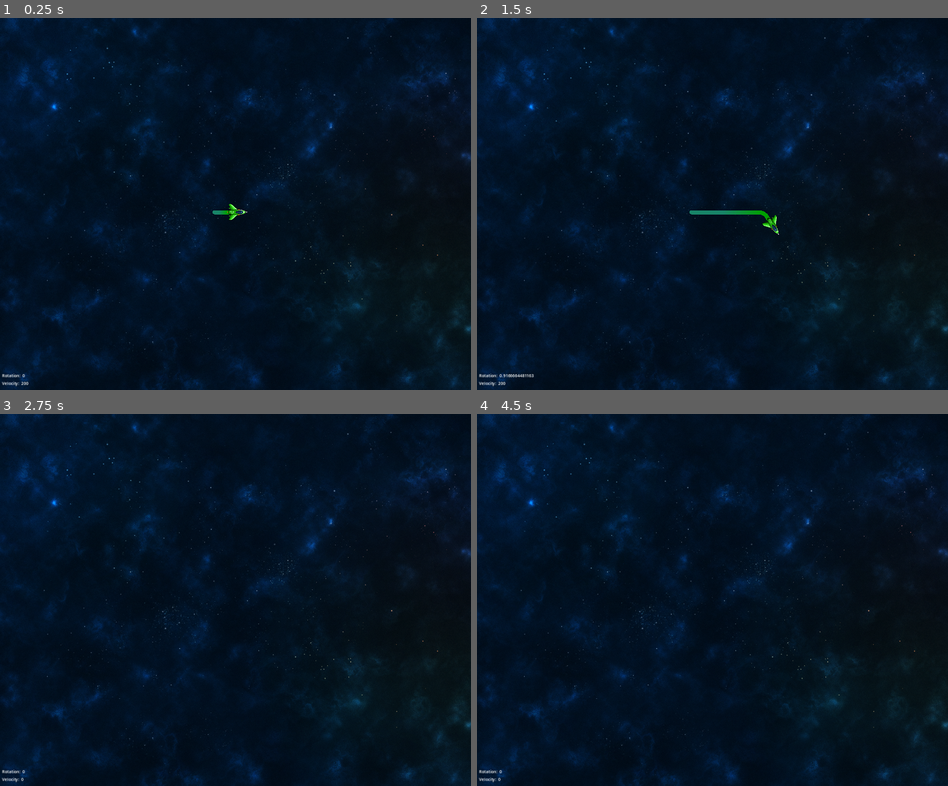
Above: before the commit, frames 1-4 (two rows, left to right).
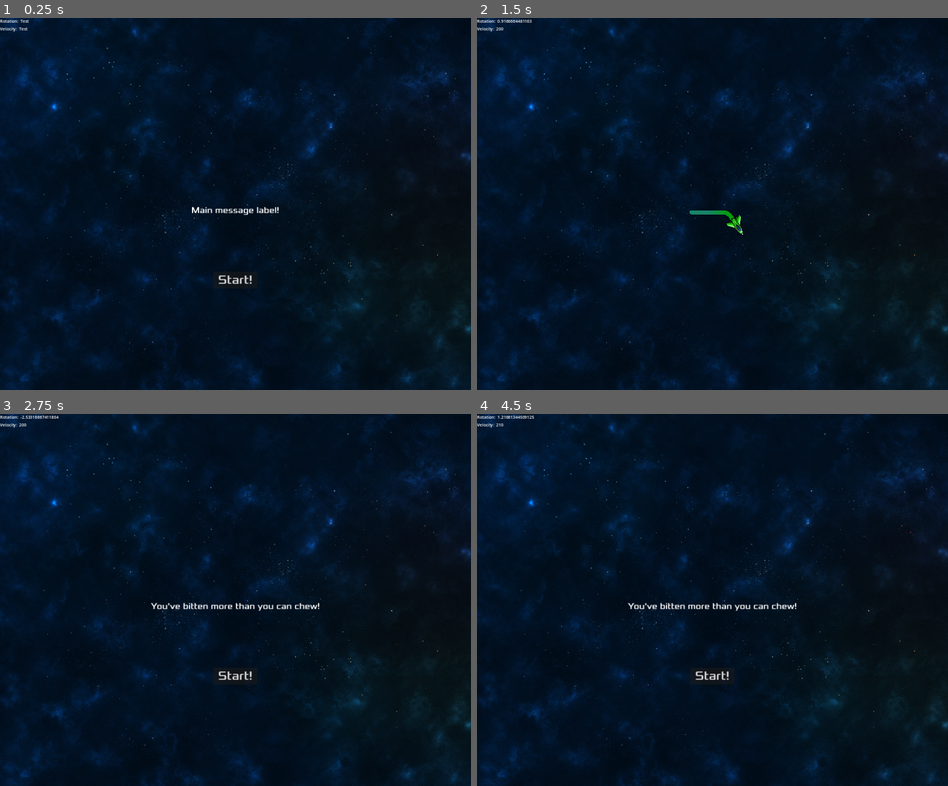
Above: after the commit, the same moments.

Repository: kanobi/kacha
Game: Godot game, scene res://scenes/main/main.tscn
Same seed, same stepped clock (60 frames per second), same inputs: the game is played once before the commit and once after it.
Inputs (mouse positions are in pixels of both pictures, inside the frame that each line leads up to):
- Up to frame 1 (0.25 s): no input
- Up to frame 2 (1.5 s): click (712, 278) at 0.5 s, where only the run after the commit has a clickable "Start!"; hold Right (right) from 1.28 s (still down)
- Up to frame 3 (2.75 s): release Right (right) at 2.03 s; hold Down (down) from 2.03 s (still down)
- Up to frame 4 (4.5 s): release Down (down) at 2.75 s; click (712, 674) at 2.75 s, where only the run after the commit has a clickable "Start!"; hold Right (right) 3.53-4.28 s; hold Up (up) from 4.28 s (still down)

The runs differ from the first frame. In frame 1, 0.5% of the frame differs, in the area x 0-60%, y 0-100%; in frame 2, 0.5%; in frame 3, 0.6%; in frame 4, 0.6%, in the area x 0-68%, y 0-100%.

Commit message:
Add menu and music

Diff:
--- a/scenes/hud/HUD.gd
+++ b/scenes/hud/HUD.gd
@@ -1,14 +1,23 @@
-extends Control
+extends CanvasLayer
+
+signal start_game
 
 func set_text_11(label_text):
-	$TextRows/Row1/Text11.text = str(label_text)
+	$DebugInfo/TextRows/Row1/Text11.text = str(label_text)
 
 func set_text_21(label_text):
-	$TextRows/Row2/Text21.text = str(label_text)
+	$DebugInfo/TextRows/Row2/Text21.text = str(label_text)
 
 func _ready():
-	$TextRows/Row1/Label11.text = "Rotation: "
-	$TextRows/Row2/Label21.text = "Velocity: "
+	$DebugInfo/TextRows/Row1/Label11.text = "Rotation: "
+	$DebugInfo/TextRows/Row2/Label21.text = "Velocity: "
 
-func _process(delta):
-	pass
+func show_game_over():
+	$CenterMessage.text = "You've bitten more than you can chew!"
+	$CenterMessage.show()
+	$StartButton.show()
+
+func _on_start_button_pressed():
+	$StartButton.hide()
+	$CenterMessage.hide()
+	start_game.emit()
--- a/scenes/hud/hud.tscn
+++ b/scenes/hud/hud.tscn
@@ -1,39 +1,80 @@
-[gd_scene load_steps=2 format=3 uid="uid://c4fpiqswdtpn2"]
+[gd_scene load_steps=4 format=3 uid="uid://c4fpiqswdtpn2"]
 
 [ext_resource type="Script" path="res://scenes/hud/HUD.gd" id="1_qytml"]
+[ext_resource type="FontFile" uid="uid://c6rhpg5u3cdq0" path="res://misc/Xolonium-Regular.ttf" id="2_x2bhc"]
 
-[node name="HUD" type="Control"]
+[sub_resource type="LabelSettings" id="LabelSettings_4xwwy"]
+font = ExtResource("2_x2bhc")
+font_size = 32
+
+[node name="HUD" type="CanvasLayer"]
+script = ExtResource("1_qytml")
+
+[node name="DebugInfo" type="Control" parent="."]
 layout_mode = 3
 anchors_preset = 0
-offset_left = 8.0
-offset_top = 1376.0
-offset_right = 48.0
-offset_bottom = 1416.0
-script = ExtResource("1_qytml")
+offset_right = 40.0
+offset_bottom = 40.0
 
-[node name="TextRows" type="VBoxContainer" parent="."]
-layout_mode = 0
+[node name="TextRows" type="VBoxContainer" parent="DebugInfo"]
 offset_right = 70.0
-offset_bottom = 23.0
+offset_bottom = 50.0
 
-[node name="Row1" type="HBoxContainer" parent="TextRows"]
+[node name="Row1" type="HBoxContainer" parent="DebugInfo/TextRows"]
 layout_mode = 2
 
-[node name="Label11" type="Label" parent="TextRows/Row1"]
+[node name="Label11" type="Label" parent="DebugInfo/TextRows/Row1"]
 layout_mode = 2
 text = "Test"
 
-[node name="Text11" type="Label" parent="TextRows/Row1"]
+[node name="Text11" type="Label" parent="DebugInfo/TextRows/Row1"]
 layout_mode = 2
 text = "Test"
 
-[node name="Row2" type="HBoxContainer" parent="TextRows"]
+[node name="Row2" type="HBoxContainer" parent="DebugInfo/TextRows"]
 layout_mode = 2
 
-[node name="Label21" type="Label" parent="TextRows/Row2"]
+[node name="Label21" type="Label" parent="DebugInfo/TextRows/Row2"]
 layout_mode = 2
 text = "Test"
 
-[node name="Text21" type="Label" parent="TextRows/Row2"]
+[node name="Text21" type="Label" parent="DebugInfo/TextRows/Row2"]
 layout_mode = 2
 text = "Test"
+
+[node name="CenterMessage" type="Label" parent="."]
+anchors_preset = 14
+anchor_top = 0.5
+anchor_right = 1.0
+anchor_bottom = 0.5
+offset_top = -11.5
+offset_bottom = 58.5
+grow_horizontal = 2
+grow_vertical = 2
+size_flags_horizontal = 4
+text = "Main message label!"
+label_settings = SubResource("LabelSettings_4xwwy")
+horizontal_alignment = 1
+vertical_alignment = 1
+autowrap_mode = 2
+
+[node name="StartButton" type="Button" parent="."]
+anchors_preset = 7
+anchor_left = 0.5
+anchor_top = 1.0
+anchor_right = 0.5
+anchor_bottom = 1.0
+offset_left = -28.0
+offset_top = -444.0
+offset_right = 28.0
+offset_bottom = -394.0
+grow_horizontal = 2
+grow_vertical = 0
+scale = Vector2(0.984998, 1)
+theme_override_constants/outline_size = 2
+theme_override_constants/h_separation = 5
+theme_override_fonts/font = ExtResource("2_x2bhc")
+theme_override_font_sizes/font_size = 46
+text = " Start! "
+
+[connection signal="pressed" from="StartButton" to="." method="_on_start_button_pressed"]
--- a/scenes/main/main.gd
+++ b/scenes/main/main.gd
@@ -1,4 +1,6 @@
 extends Node2D
+
+var is_playing
 
 func process_hud():
 	var text_1 = 0
@@ -14,9 +16,35 @@
 	if Input.is_action_pressed("exit"):
 		get_tree().quit()
 
+func new_game():
+	print("new game")
+	$MenuMusic.stop()
+	$GameMusic.play()
+	$StartTimer.start()
+
+func restart_game():
+	print("restart")
+	is_playing = false
+	$GameMusic.stop()
+	$MenuMusic.play()
+	$Hud.show_game_over()
+
 func _ready():
-	pass
+	is_playing = false
 
 func _process(delta):
+	if not is_playing:
+		return
 	process_keys()
 	process_hud()
+
+func _on_hud_start_game():
+	new_game()
+
+func _on_ship_death():
+	restart_game()
+
+func _on_start_timer_timeout():
+	print("playing")
+	is_playing = true
+	$Ship.spawn()
--- a/scenes/main/main.tscn
+++ b/scenes/main/main.tscn
@@ -1,10 +1,12 @@
-[gd_scene load_steps=6 format=3 uid="uid://bxpbey6q8kuqe"]
+[gd_scene load_steps=8 format=3 uid="uid://bxpbey6q8kuqe"]
 
 [ext_resource type="Texture2D" uid="uid://cqbmy0jwv8kl0" path="res://img/background_02_parallax_01_mid.png" id="1_np6ke"]
 [ext_resource type="Script" path="res://scenes/main/main.gd" id="1_vg77q"]
 [ext_resource type="PackedScene" uid="uid://26qq0oh4y7pi" path="res://scenes/ship/ship.tscn" id="2_hgck7"]
 [ext_resource type="PackedScene" uid="uid://c4fpiqswdtpn2" path="res://scenes/hud/hud.tscn" id="4_rry50"]
 [ext_resource type="PackedScene" uid="uid://bj27dw46axtu2" path="res://scenes/trail/trail.tscn" id="5_iwjlo"]
+[ext_resource type="AudioStream" uid="uid://bddo8dp4o3rlw" path="res://sound/Neon Laser Horizon.mp3" id="6_jde2b"]
+[ext_resource type="AudioStream" uid="uid://savpkl85rlkk" path="res://sound/Newer Wave.mp3" id="7_hqhuw"]
 
 [node name="Main" type="Node2D"]
 script = ExtResource("1_vg77q")
@@ -19,3 +21,20 @@
 [node name="Hud" parent="." instance=ExtResource("4_rry50")]
 
 [node name="Trail" parent="." instance=ExtResource("5_iwjlo")]
+
+[node name="GameMusic" type="AudioStreamPlayer" parent="."]
+stream = ExtResource("7_hqhuw")
+
+[node name="StartTimer" type="Timer" parent="."]
+wait_time = 0.1
+one_shot = true
+
+[node name="MenuMusic" type="AudioStreamPlayer" parent="."]
+stream = ExtResource("6_jde2b")
+volume_db = -10.0
+pitch_scale = 0.65
+autoplay = true
+
+[connection signal="death" from="Ship" to="." method="_on_ship_death"]
+[connection signal="start_game" from="Hud" to="." method="_on_hud_start_game"]
+[connection signal="timeout" from="StartTimer" to="." method="_on_start_timer_timeout"]
--- a/scenes/ship/ship.gd
+++ b/scenes/ship/ship.gd
@@ -8,15 +8,41 @@
 var previous_position
 var trail_line
 var player_trail
+var is_alive
+
+signal death
+
+
+func spawn():
+	print("Spawned!")
+	is_alive = true
+	position = Vector2(828, 754)
+	show()
+
+func handle_death():
+	print("Got hit!")
+	death.emit()
+	is_alive = false
+	velocity = Vector2(0, 0)
+
+	for i in range(1, player_trail.get_child_count()):
+		player_trail.get_child(i).queue_free()
+		trail_line.clear_points()
+
+	hide()
 
 func _ready():
-	velocity = Vector2(1, 1)
+	hide()
+	is_alive = false
+	velocity = Vector2(0, 0)
 	screen_size = get_viewport_rect().size
 	trail_line = get_tree().get_first_node_in_group("trail_line_grp")
 	player_trail = get_tree().get_first_node_in_group("player_trail_grp")
 
+func _process(delta):
+	if not is_alive:
+		return
 
-func _process(delta):
 	var rotation_direction = Input.get_axis("left", "right")
 	var speed_input = Input.get_axis("down", "up")
 
@@ -31,9 +57,8 @@
 	var collision = move_and_collide(velocity)
 	position = position.clamp(Vector2.ZERO, screen_size)
 	if collision:
-		print("I collided with ", collision.get_collider().name)
-		player_trail.queue_free()
-		queue_free()
+		handle_death()
+		return
 
 	var spawner_position = $TrailSpawner.global_position
 	var new_collision_segment = StaticBody2D.new()
Binary file added: misc/Xolonium-Regular.ttf
Not shown, added: misc/Xolonium-Regular.ttf.import
Not shown, added: sound/Neon Laser Horizon.mp3.import
Not shown, added: sound/Newer Wave.mp3.import
Not shown, changed: README.md
Not shown, added: sound/Neon Laser Horizon.mp3
Not shown, added: sound/Newer Wave.mp3
